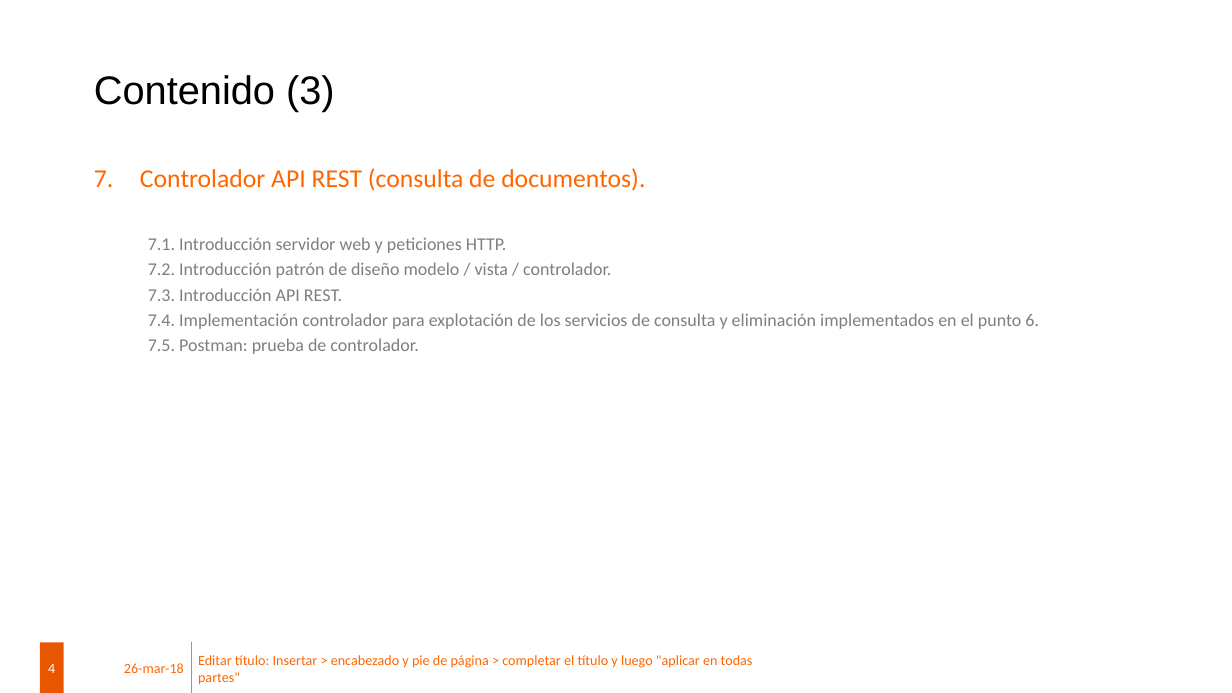
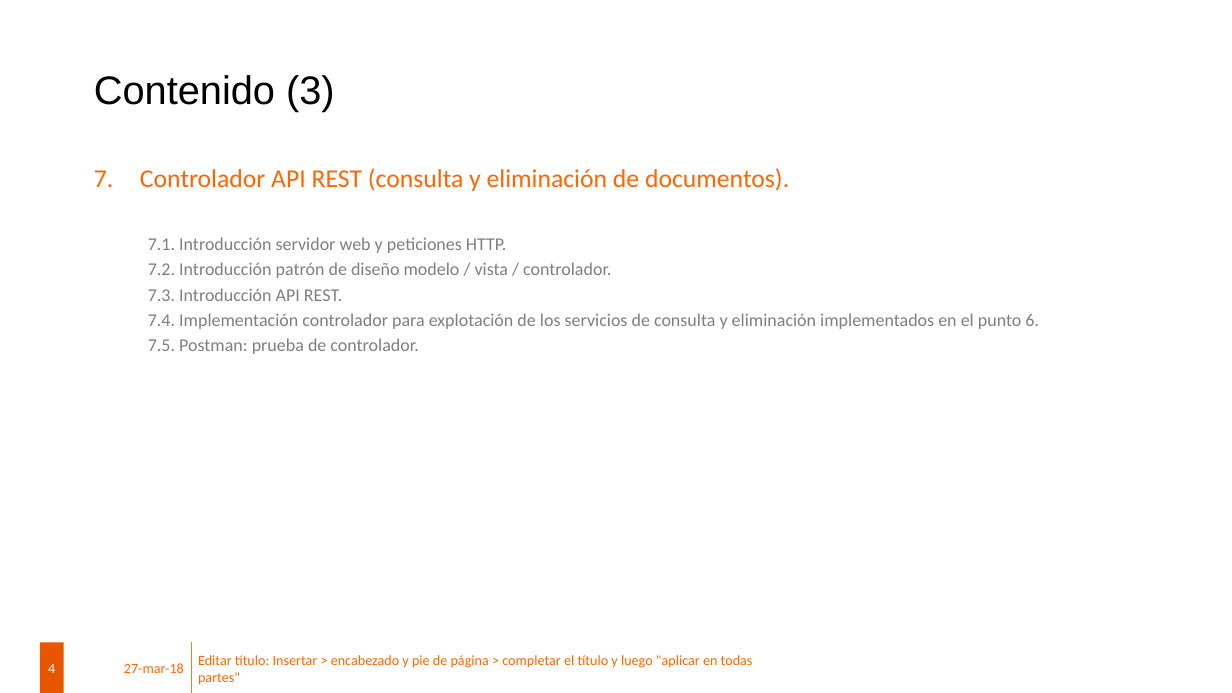
Before and after one commit to mjim79/eadmin, a slide deck: slide 4 of FP Dual - Desarrollar módulos o programas de ámbito general.pptx. Drawn at 1232x693 pixels with LibreOffice and Linux fonts; fonts in the diff are those of the drawing; background and template pictures are left out. Boxes give left, top, right and bottom in pixels: in the first picture for what was removed or moved away, otherwise in the second. Text is boxed around its words. In the diff, an @@ line names an element or a change of style, - is before the commit and + after.

```diff
--- a/FP Dual - Desarrollar módulos o programas de ámbito general.pptx
+++ b/FP Dual - Desarrollar módulos o programas de ámbito general.pptx
@@ text at (140, 168, 789, 191): text changed @@
-7. Controlador API REST (consulta de documentos).
+7. Controlador API REST (consulta y eliminación de documentos).
@@ text at (124, 663, 184, 673): text changed @@
-26-mar-18
+27-mar-18
```
Also in this commit, not shown: 2 other slides changed, 3 other files.
